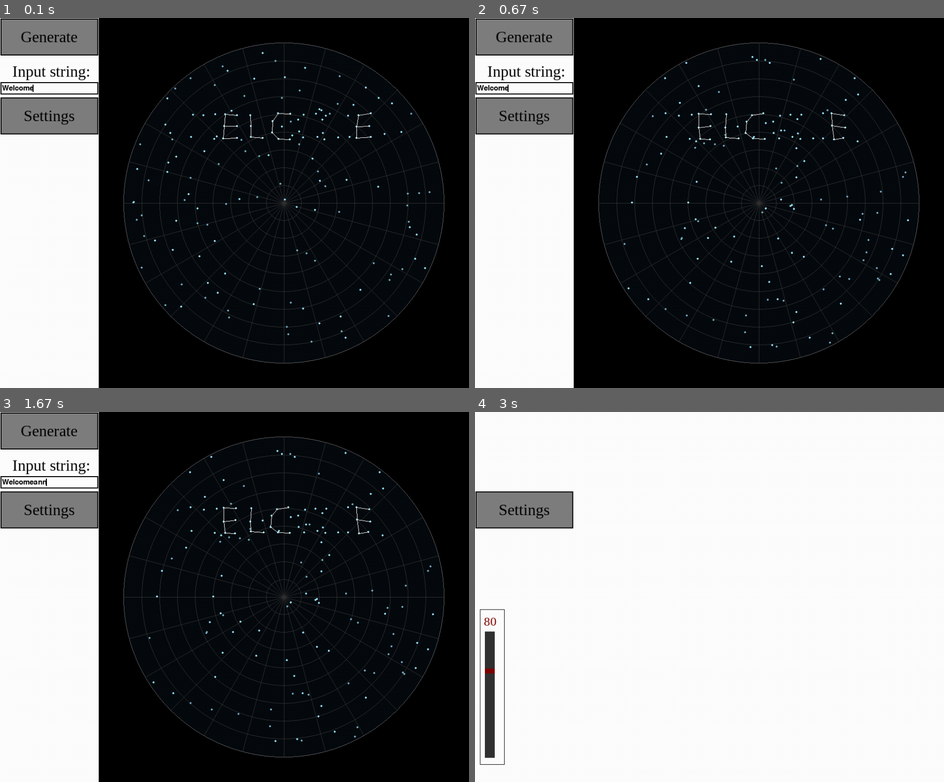
Above: before the commit, frames 1-4 (two rows, left to right).
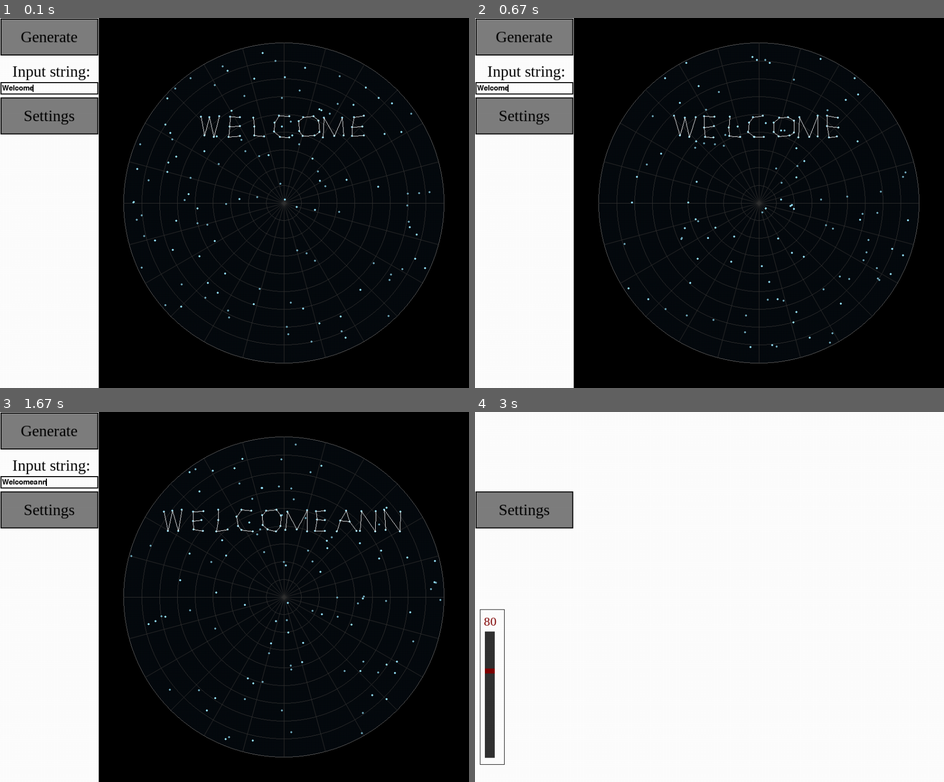
Above: after the commit, the same moments.

Repository: stephenfinch/Star-Map-Generator_v2
Game: pygame game, started from main.py
Same seed, same stepped clock (60 frames per second), same inputs: the game is played once before the commit and once after it.
Inputs (mouse positions are in pixels of both pictures, inside the frame that each line leads up to):
- Up to frame 1 (0.1 s): no input
- Up to frame 2 (0.67 s): press the mouse at (521, 36) at 0.37 s; move the mouse to (639, 158) at 0.47 s; release the mouse at (756, 284) at 0.6 s
- Up to frame 3 (1.67 s): press the mouse at (46, 482) at 0.7 s; move the mouse to (159, 523) at 0.8 s; release the mouse at (267, 567) at 0.93 s; type "ann" at 1 s; tap Enter at 1.43 s
- Up to frame 4 (3 s): click (521, 508) at 1.73 s; press the mouse at (493, 685) at 2.03 s; move the mouse to (521, 678) at 2.13 s; release the mouse at (554, 671) at 2.27 s

The runs differ from the first frame. In frame 1, 0.4% of the frame differs, in the area x 40-80%, y 25-34%; in frame 2, 0.5%; in frame 3, 1.1%, in the area x 27-95%, y 8-90%; in frame 4, nothing differs.

Commit message:
Minor updates
Input handling finished
Input string now executes new starfield on return key
letter constellations finished

Diff:
--- a/draw.py
+++ b/draw.py
@@ -168,6 +168,18 @@
         main_textbox_list[control[1]].text_object.input_string = new_value
         main_textbox_list[control[1]].text_object.cursor_position = len(new_value)
         main_textbox_list[control[1]].text_object.update([])
+    if control[0] == "sTextbox":
+        settings_textbox_list[control[1]].text_object.input_string = new_value
+        settings_textbox_list[control[1]].text_object.cursor_position = len(new_value)
+        settings_textbox_list[control[1]].text_object.update([])
+    if control[0] == "mSlider":
+        main_slider_list[control[1]].update(new_value)
+    if control[0] == "sSlider":
+        settings_slider_list[control[1]].update(new_value)
+
+def load_inputs(settings):
+    set_input("textString", settings.text_input)
+    set_input("R", settings.star_color[0])
 
 def initialize_view(new_starfield, settings):
     #settings_show = False
@@ -211,6 +223,6 @@
 
 ### Constellation objects have a .draw() method that can be used to draw them
 def draw_constellations(settings):
-    star_map.place_constellations(50, settings)
+    star_map.place_constellations(40, settings)
     for constellation in star_map.list_of_constellations:
         constellation.draw(STARFIELDSURF, settings)
--- a/interface.py
+++ b/interface.py
@@ -95,6 +95,10 @@
         self.slide_area = area
         self.label = Label(text = str(self.value), pos = label_position, background_color = self.background_color, text_color=label_color)
 
+    def update(self, new_value):
+        self.value = new_value
+        self.label.text = str(new_value)
+
     def slide(self, mouse):
         if self.is_vertical:
             entry = 1
--- a/main.py
+++ b/main.py
@@ -8,7 +8,7 @@
 make_stars(settings_data)
 main_click_areas = define_main_interactions()
 settings_click_areas = define_settings_interactions()
-set_input("textString", "Welcome")
+load_inputs(settings_data)
 setting_show_temp = False
 clock = pygame.time.Clock()
 display_changed = True
@@ -99,12 +99,16 @@
         for textbox in settings_textbox_list:
             if textbox.active:
                 if textbox.text_object.update(events):
+                    perform_action("reset", settings_data)
+                    starfield_changed = True
                     textbox.active = False
                 display_changed = True
     else:
         for textbox in main_textbox_list:
             if textbox.active:
                 if textbox.text_object.update(events):
+                    perform_action("reset", settings_data)
+                    starfield_changed = True
                     textbox.active = False
                 display_changed = True
 
--- a/pygame_textinput.py
+++ b/pygame_textinput.py
@@ -78,7 +78,7 @@
 
                 # If none exist, create counter for that key:
                 if event.key not in self.keyrepeat_counters:
-                    if not event.key == pl.K_RETURN:
+                    if not (event.key == pl.K_RETURN or event.key == 271):
                         self.keyrepeat_counters[event.key] = [0, event.unicode]
 
                 if event.key == pl.K_BACKSPACE:
@@ -95,7 +95,7 @@
                         + self.input_string[self.cursor_position + 1:]
                     )
 
-                elif event.key == pl.K_RETURN:
+                elif event.key == pl.K_RETURN or event.key == 271:
                     return True
 
                 elif event.key == pl.K_RIGHT:
--- a/star_map.py
+++ b/star_map.py
@@ -42,7 +42,7 @@
             ### adds the point/line data for that letter to the list of constellations
             string_length = len(settings.text_input.upper())
             string_index = 0
-            self.letter_spacing = 4
+            self.letter_spacing = constellation_size // 4
             for char in settings.text_input.upper():
                 temp_letter_constellation = Constellation(self.constellation_size, (200,200), settings)
                 temp_letter_constellation.grid_points.append(LETTER_CONSTELLATIONS.get(char)[0])
@@ -66,31 +66,31 @@
 LETTER_CONSTELLATIONS = {
     'A':([3,12,14,21,25],[(3,12),(3,14),(12,14),(12,21),(14,25)]),
     'B':([1,3,9,11,13,19,21,23],[(1,3),(1,11),(11,21),(21,23),(11,13),(3,9),(9,13),(13,19),(19,23)]),
-    'C':([2,4,6,16,22,24],[(2,4,),(2,6),(6,16),(16,22),(22,24)]),
-    'D':([1,3,9,19,21,23],[(1,21,),(1,3),(3,9),(9,19),(19,23),(21,23)]),
-    'E':([2,4,12,14,22,24],[(2,12,),(12,22),(2,4),(12,14),(22,24)]),
-    'F':([2,4,12,14,22],[(2,12,),(12,22),(2,4),(12,14)]),
-    'G':([2,4,6,10,16,19,20,22,24],[]),
-    'H':([2,4,12,14,22,24],[(2,12,),(12,22),(4,14),(14,24),(12,14)]),
-    'I':([2,3,4,22,23,24],[(2,3,),(3,4),(3,23),(22,23),(23,24)]),
-    'J':([1,3,4,16,18,22],[(1,3,),(3,4),(3,18),(18,22),(22,16)]),
+    'C':([2,4,6,16,22,24],[(2,4),(2,6),(6,16),(16,22),(22,24)]),
+    'D':([1,3,9,19,21,23],[(1,21),(1,3),(3,9),(9,19),(19,23),(21,23)]),
+    'E':([2,4,12,14,22,24],[(2,12),(12,22),(2,4),(12,14),(22,24)]),
+    'F':([2,4,12,14,22],[(2,12),(12,22),(2,4),(12,14)]),
+    'G':([2,4,6,10,16,18,20,22,24],[(2,4),(2,6),(4,10),(6,16),(16,22),(18,20),(20,24),(22,24)]),
+    'H':([2,4,12,14,22,24],[(2,12),(12,22),(4,14),(14,24),(12,14)]),
+    'I':([2,3,4,22,23,24],[(2,3),(3,4),(3,23),(22,23),(23,24)]),
+    'J':([1,3,4,16,18,22],[(1,3),(3,4),(3,18),(18,22),(22,16)]),
     'K':([2,4,12,22,24],[(2,12),(4,12),(12,22),(12,24)]),
     'L':([2,12,22,24],[(2,12),(12,22),(22,24)]),
-    'M':([1,5,21,23,25],[]),
+    'M':([1,5,21,23,25],[(1,21),(1,23),(5,23),(5,25)]),
     'N':([1,4,21,24],[(1,21),(1,24),(24,4)]),
-    'O':([2,4,6,10,16,20,22,24],[]),
+    'O':([2,4,6,10,16,20,22,24],[(2,4),(2,6),(4,10),(6,16),(10,20),(16,22),(20,24),(22,24)]),
     'P':([2,3,9,12,13,22],[(2,12),(12,22),(2,3),(3,9),(9,13),(12,13)]),
-    'Q':([2,4,6,10,16,19,20,22,24,25],[]),
-    'R':([1,3,9,11,13,21,23],[]),
-    'S':([2,4,6,12,14,20,22,24],[]),
-    'T':([1,3,5,23],[]),
-    'U':([1,5,16,20,22,24],[]),
-    'V':([1,5,23],[]),
-    'W':([1,3,5,21,25],[]),
-    'X':([1,4,21,24],[]),
-    'Y':([2,4,13,23],[]),
-    'Z':([2,4,22,24],),
-    ' ': None
+    'Q':([2,4,6,10,16,19,20,22,24,25],[(2,4),(2,6),(4,10),(6,16),(10,20),(16,22),(19,25),(20,24),(22,24)]),
+    'R':([1,3,9,11,13,21,23],[(1,3),(1,11),(3,9),(9,13),(11,13),(11,21),(11,23)]),
+    'S':([2,4,6,12,14,20,22,24],[(2,4),(2,6),(6,12),(12,14),(14,20),(20,24),(22,24)]),
+    'T':([1,3,5,23],[(1,3),(3,5),(3,23)]),
+    'U':([1,5,16,20,22,24],[(1,16),(5,20),(16,22),(20,24),(22,24)]),
+    'V':([1,5,23],[(1,23),(5,23)]),
+    'W':([1,3,5,22,24],[(1,22),(3,22),(3,24),(5,24)]),
+    'X':([1,4,21,24],[(1,24),(4,21)]),
+    'Y':([2,4,13,23],[(2,13),(4,13),(13,23)]),
+    'Z':([2,4,22,24],[(2,4),(4,22),(22,24)]),
+    ' ':([],[])
 }
 
 OTHER_CONSTELLATIONS = {
